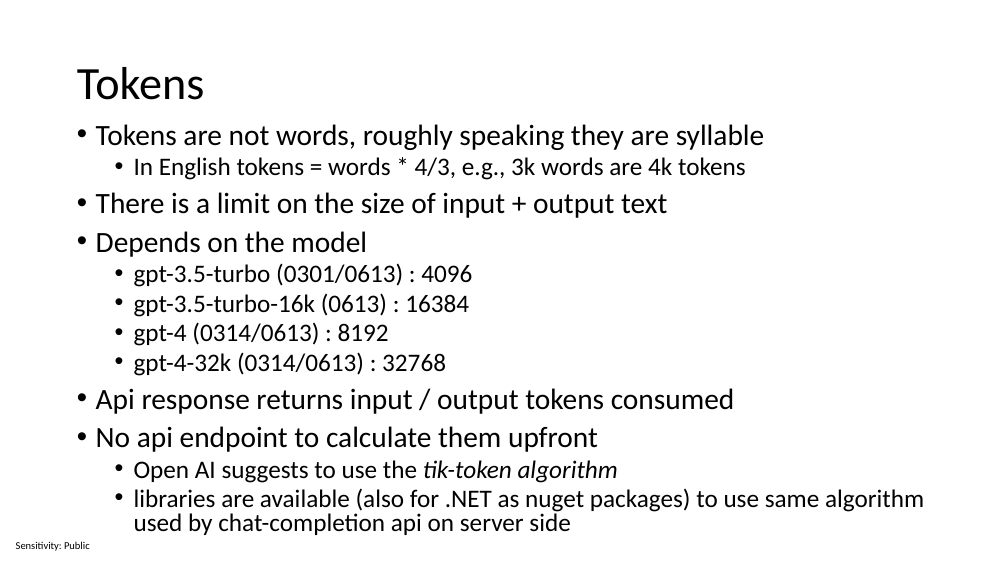
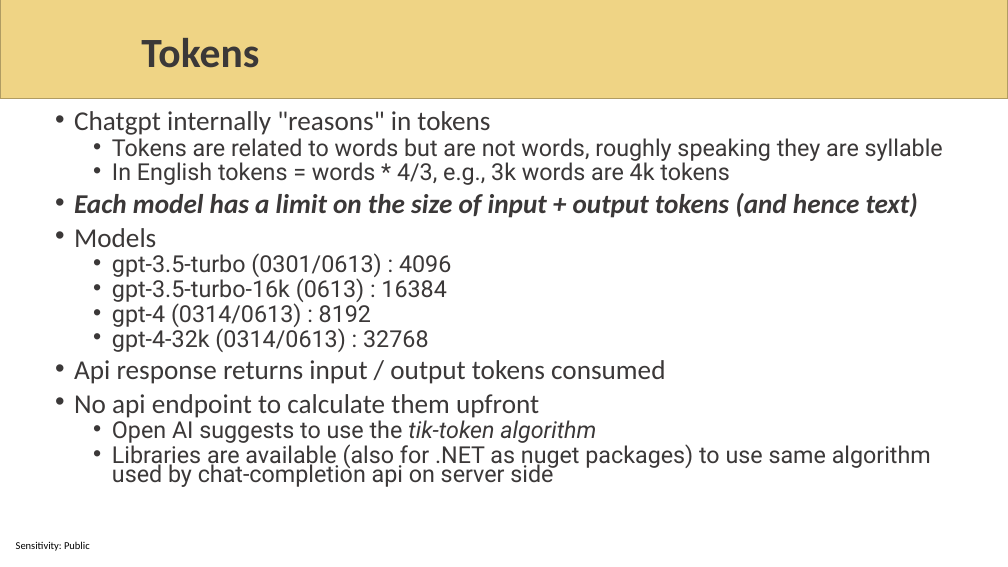
Before and after one commit to sabbadino/AzureDay2023Torino, a slide deck: slide 9 of sessions/room1_15_30/azure-day-ChatBot.pptx (slide 8 before the commit). Drawn at 1008x567 pixels with LibreOffice and Linux fonts; fonts in the diff are those of the drawing; background and template pictures are left out. Boxes give left, top, right and bottom in pixels: in the first picture for what was removed or moved away, otherwise in the second. Text is boxed around its words. In the diff, an @@ line names an element or a change of style, - is before the commit and + after.

Commit message:
work on slides on new template - open chat screen on start

```diff
--- a/sessions/room1_15_30/azure-day-ChatBot.pptx
+++ b/sessions/room1_15_30/azure-day-ChatBot.pptx
@@ rectangle added at [0,0,1008,99], fill #EFD485, outline #B19D62 1 pt @@
@@ title "Tokens": place and size @@
-title "Tokens" at [77,67,205,100]
+title "Tokens" at [141,38,259,68]
@@ title "Tokens" at [141,38,259,68]: size 44 to 39.6 pt, text colour #000000 to #3B3838, bold on @@
@@ text "Chatgpt internally "reasons" in tokens": place and size @@
-text "Chatgpt internally "reasons" in tokens" at [96,124,924,535]
+text "Chatgpt internally "reasons" in tokens" at [74,111,943,487]
@@ text at [74,111,943,161]: text changed; size 28 to 22.2 pt; font Calibri to Roboto; text colour #000000 to #3B3838 @@
-• Tokens are not words, roughly speaking they are syllable
+• Chatgpt internally "reasons" in tokens
+  • Tokens are related to words but are not words, roughly speaking they are syllable
@@ text at [74,160,730,443]: size 24 to 22.2 pt, font Calibri to Roboto in "In English tokens = words * 4/3, ...", "gpt-3.5-turbo (0301/0613) : 4096", "gpt-3.5-turbo-16k (0613) : 16384", "gpt-4 (0314/0613) : 8192" and 2 more places; text colour #000000 to #3B3838 in "In English tokens = words * 4/3, ...", "gpt-3.5-turbo (0301/0613) : 4096", "gpt-3.5-turbo-16k (0613) : 16384", "gpt-4 (0314/0613) : 8192" and 4 more places; size 28 to 25.9 pt in "Api response returns input / output tokens ...", "No api endpoint to calculate them upfront"; line spacing 0.8 to 0.7 @@
@@ text at [74,193,918,247]: text changed; size 28 to 25.9 pt; text colour #000000 to #3B3838; bold on; italic on @@
-• There is a limit on the size of input + output text
-• Depends on the model
+• Each model has a limit on the size of input + output tokens (and hence text)
+• Models
@@ text at [112,442,931,487]: text changed; size 24 to 22.2 pt; font Calibri to Roboto; text colour #000000 to #3B3838 @@
-  • libraries are available (also for .NET as nuget packages) to use same algorithm used by chat-completion api on server side
+  • Libraries are available (also for .NET as nuget packages) to use same algorithm used by chat-completion api on server side
```
Also in this commit, not shown: 32 other slides changed, 5 slides added, 1 slide removed, 3 other files.
